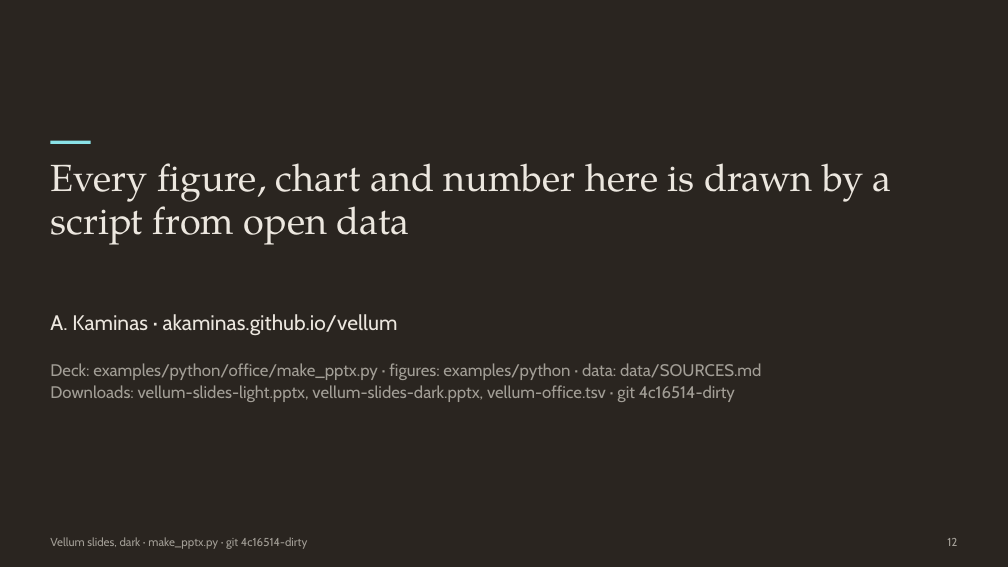
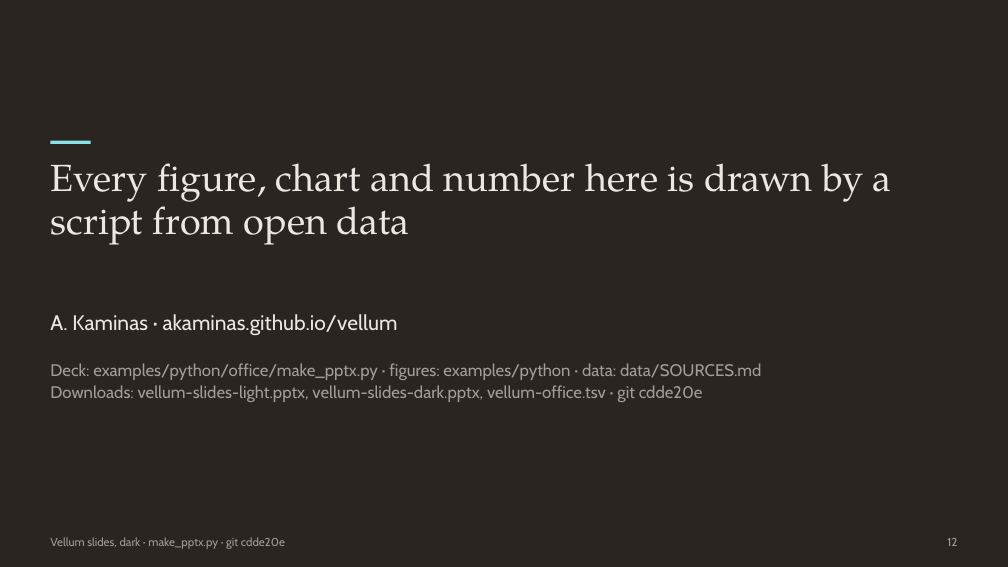
Before and after one commit to akaminas/vellum, a slide deck: slide 12 of docs/downloads/vellum-slides-dark.pptx. Drawn at 1008x567 pixels with LibreOffice and Linux fonts; fonts in the diff are those of the drawing. Boxes give left, top, right and bottom in pixels: in the first picture for what was removed or moved away, otherwise in the second. Text is boxed around its words. In the diff, an @@ line names an element or a change of style, - is before the commit and + after.

```diff
--- a/docs/downloads/vellum-slides-dark.pptx
+++ b/docs/downloads/vellum-slides-dark.pptx
@@ text at [50, 385, 703, 402]: text changed @@
-Downloads: vellum-slides-light.pptx, vellum-slides-dark.pptx, vellum-office.tsv · git 4c16514-dirty
+Downloads: vellum-slides-light.pptx, vellum-slides-dark.pptx, vellum-office.tsv · git cdde20e
@@ text at [50, 537, 285, 549]: text changed @@
-Vellum slides, dark · make_pptx.py · git 4c16514-dirty
+Vellum slides, dark · make_pptx.py · git cdde20e
```
Also in this commit, not shown: 12 other slides changed, 41 other files.
